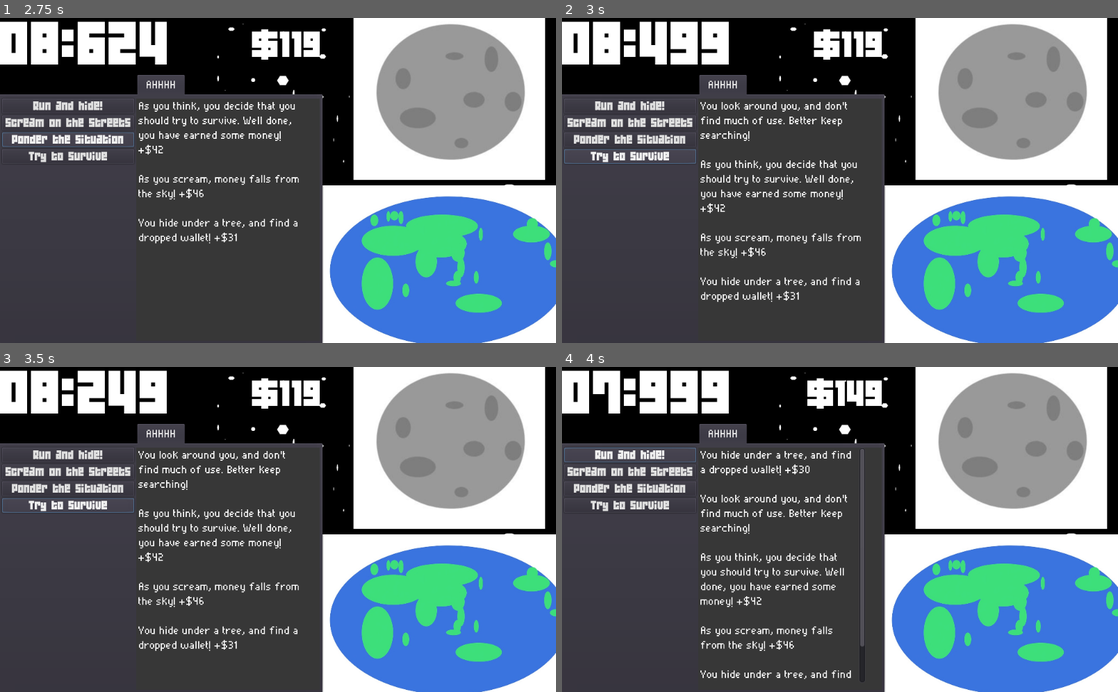
Above: before the commit, frames 1-4 (two rows, left to right).
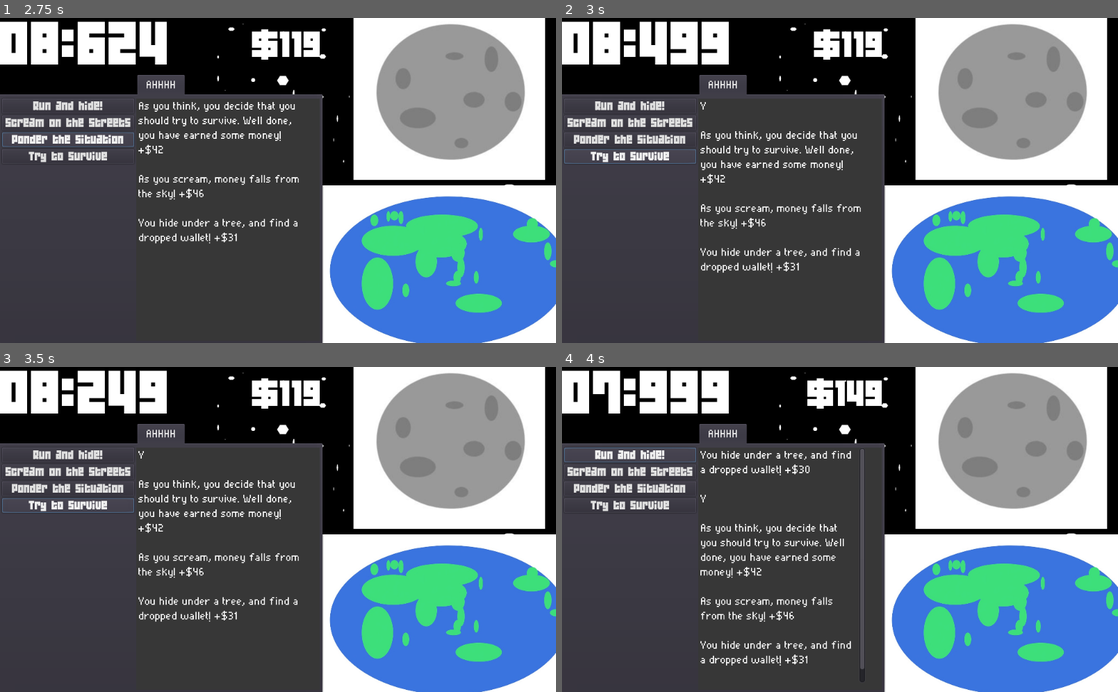
Above: after the commit, the same moments.

Repository: AngelOnFira/ludum-50
Game: Godot game, scene res://Main.tscn
The game is run twice, just before and just after one commit, with the same random seed, the same clock (stepped at 60 frames per second) and the same inputs.
Inputs:
- Up to frame 1 (2.75 s): click "Run and hide!" at 0.5 s; click "Scream on the streets" at 1.25 s; click "Ponder the situation" at 2 s
- Up to frame 2 (3 s): click "Try to survive" at 2.75 s
- Up to frame 3 (3.5 s): no input
- Up to frame 4 (4 s): click "Run and hide!" at 3.5 s

Frame 1 is identical in both runs. In frame 2, 3.5% of the frame differs, in the area x 24-54%, y 25-88%; in frame 3, 3.5%; in frame 4, 3.3%.

Commit message:
Test upload

Diff:
--- a/Blackboard.gd
+++ b/Blackboard.gd
@@ -3,9 +3,10 @@
 
 var money: int = 0
 
-# Vars for debugging
 var seconds_per_life: float = 10.0
-var laptop_price = 10
+var laptop_price = 1000
+
+var debug = true
 
 var timer = 1000 * seconds_per_life
 var time_multiplier = 1.0
@@ -25,35 +26,42 @@
 var try_to_survive_story_index = 0
 var try_to_survive_story = [
 	"You look around you, and don't find much of use. Better keep searching!",
-	# "You see the mall off in the distance.",
-	# "You run down the street.",
-	# "You keep running down the street.",
-	# "You keep running down the street. (It's getting closer!)",
-	# "You keep running down the street.",
-	# "You keep running down the street.",
-	# "You keep running down the street.",
-	# "You keep running down the street. (Just a bit further!)",
-	# "You keep running down the street.",
-	# "You keep running down the street.",
-	# "You keep running down the street.",
-	# "You keep running down the street.",
-	# "You keep running down the street.",
-	# "You keep running down the street.",
-	# "You keep running down the street.",
-	# "You keep running down the street.",
-	# "You keep running down the street. (You're really close!)",
-	# "You keep running down the street.",
-	# "You keep running down the street.",
-	# "You keep running down the street.",
-	# "You keep running down the street.",
-	# "You keep running down the street.",
-	# "You keep running down the street.",
-	# "You keep running down the street.",
-	# "You enter the mall.",
-	# "You start looking at stores",
+	"You see the mall off in the distance.",
+	"You run down the street.",
+	"You keep running down the street.",
+	"You keep running down the street. (It's getting closer!)",
+	"You keep running down the street.",
+	"You keep running down the street.",
+	"You keep running down the street.",
+	"You keep running down the street. (Just a bit further!)",
+	"You keep running down the street.",
+	"You keep running down the street.",
+	"You keep running down the street.",
+	"You keep running down the street.",
+	"You keep running down the street.",
+	"You keep running down the street.",
+	"You keep running down the street.",
+	"You keep running down the street.",
+	"You keep running down the street. (You're really close!)",
+	"You keep running down the street.",
+	"You keep running down the street.",
+	"You keep running down the street.",
+	"You keep running down the street.",
+	"You keep running down the street.",
+	"You keep running down the street.",
+	"You keep running down the street.",
+	"You enter the mall.",
+	"You start looking at stores",
 	"You find the TekShop!",
 ]
 
+func _ready():
+	if debug:
+		# Enable the debug numbers
+		seconds_per_life = 5
+		laptop_price = 10
+
+		try_to_survive_story = try_to_survive_story[0]
 
 
 func reset_game():
--- a/Compendium.gd
+++ b/Compendium.gd
@@ -5,6 +5,9 @@
 # Declare member variables here. Examples:
 # var a = 2
 # var b = "text"
+
+export var test: NodePath
+
 
 
 # Called when the node enters the scene tree for the first time.
Not shown, changed: .gitignore
